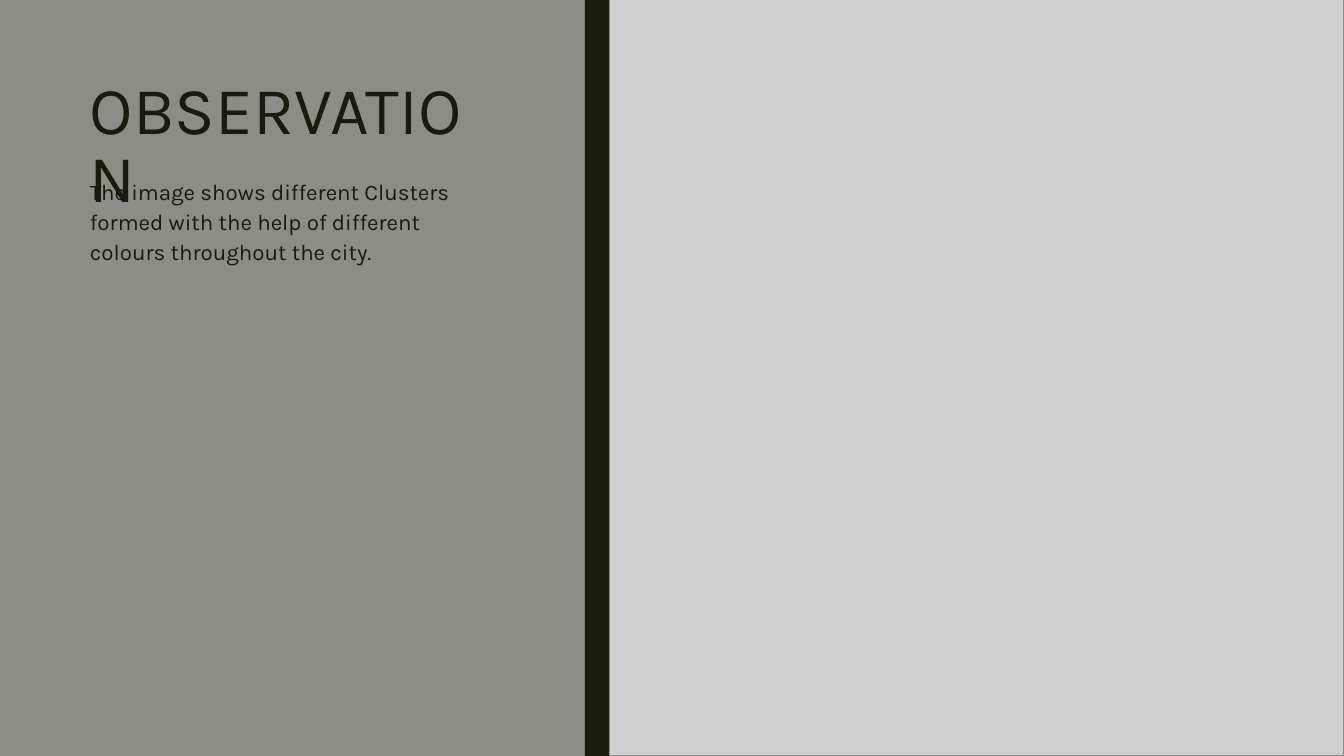
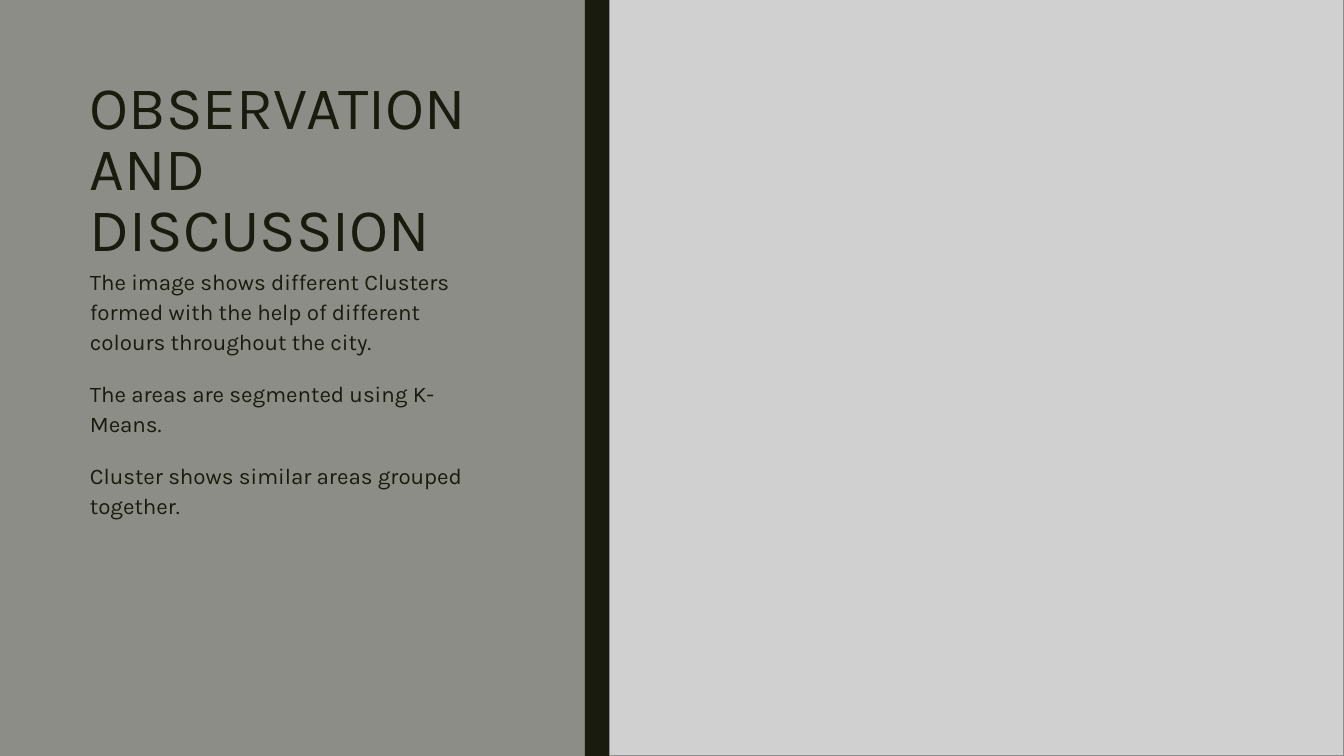
Before and after one commit to Nakul24-1/Coursera_Capstone, a slide deck: slide 6 of Final Presentation.pptx. Drawn at 1344x756 pixels with LibreOffice and Linux fonts; fonts in the diff are those of the drawing; grey boxes stand for pictures. Boxes give left, top, right and bottom in pixels: in the first picture for what was removed or moved away, otherwise in the second. Text is boxed around its words. In the diff, an @@ line names an element or a change of style, - is before the commit and + after.

Commit message:
update

```diff
--- a/Final Presentation.pptx
+++ b/Final Presentation.pptx
@@ title at (x1=90, y1=90, x2=466, y2=252): text changed; size 48 to 43.2 pt @@
-OBSERVATION
+OBSERVATION
+AND DISCUSSION
@@ text "The image shows different Clusters ..." moved from (x1=90, y1=179, x2=449, y2=266) to (x1=90, y1=274, x2=462, y2=520) @@
@@ text at (x1=90, y1=387, x2=462, y2=520): paragraphs added @@
+The areas are segmented using K-Means.
+Cluster shows similar areas grouped together.
```
